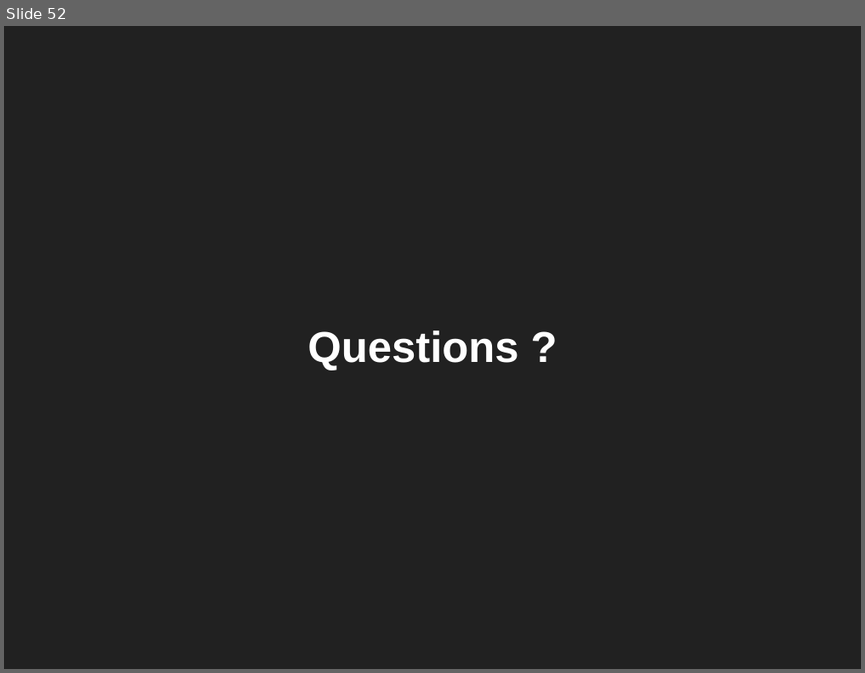
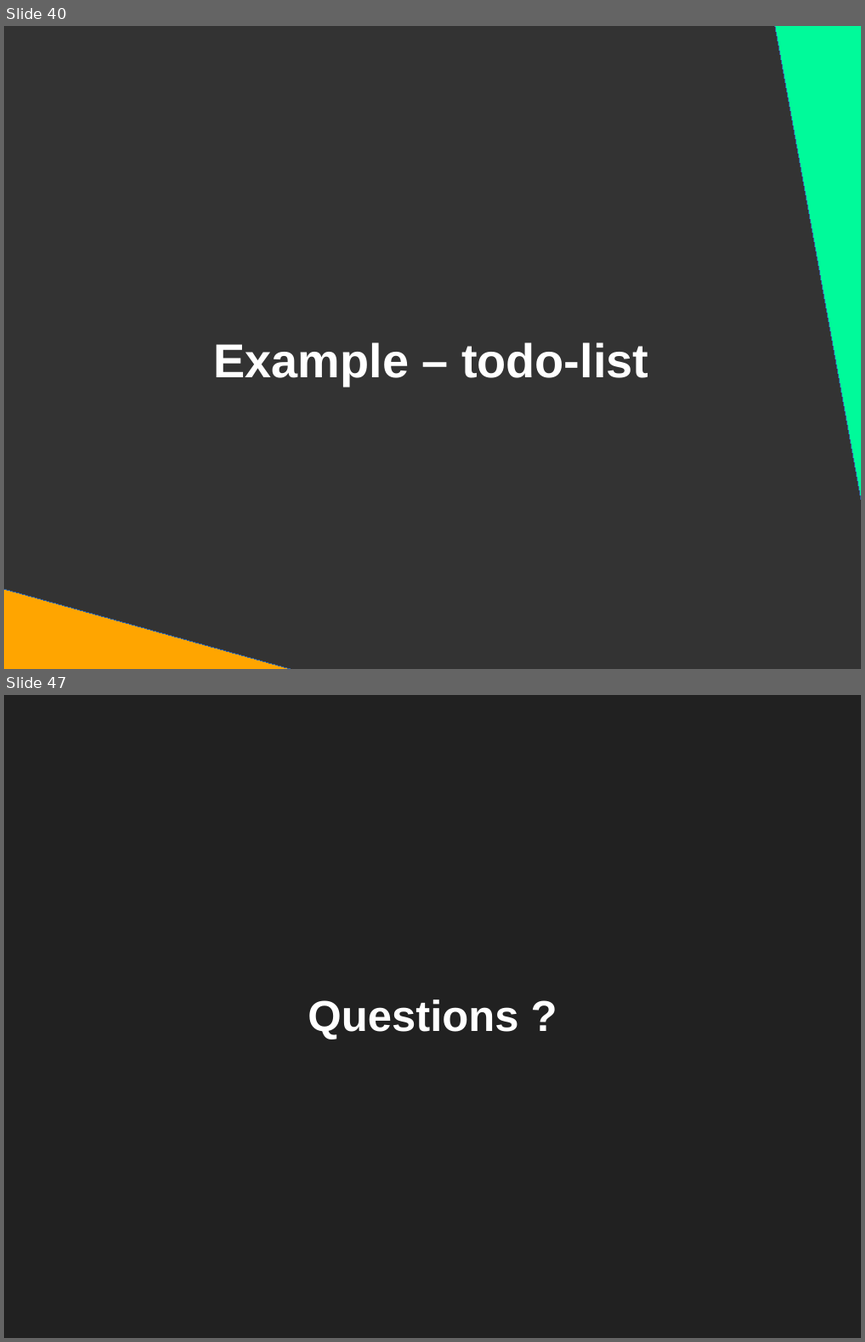
Before and after one commit to DanYellow/presentations, a slide deck: react-redux-101/presentation.odp. Shown one above the other, each under a label of ours: slide 52 before the commit, slides 40 and 47 after it; the slides between them are not shown. The pictures are 865x673 and 865x1342 pixels, drawn with LibreOffice and Linux fonts; fonts in the diff are those of the drawing. Boxes give left, top, right and bottom in pixels: in the first picture for what was removed or moved away, otherwise in the second. Text is boxed around its words. In the diff, an @@ line names an element or a change of style, - is before the commit and + after.

Commit message:
Adds example and presentation

```diff
--- a/react-redux-101/presentation.odp
+++ b/react-redux-101/presentation.odp
@@ slide 40 added at <box>4,26,861,669</box>, background #333333 @@
@@ right triangle added at <box>774,26,861,532</box>, fill #00FA9A, outline #3465A4 0 pt @@
@@ title added at <box>214,342,648,386</box>, 44 pt, text #FFFFFF, bold @@
+Example – todo-list
@@ right triangle added at <box>4,578,300,669</box>, fill #FFA500, outline #3465A4 0 pt @@
@@ what was slide 52 is now slide 47 @@
```
Also in this commit, not shown: 6 slides changed, 21 other slides added, 1 slide removed, 25 other files.
